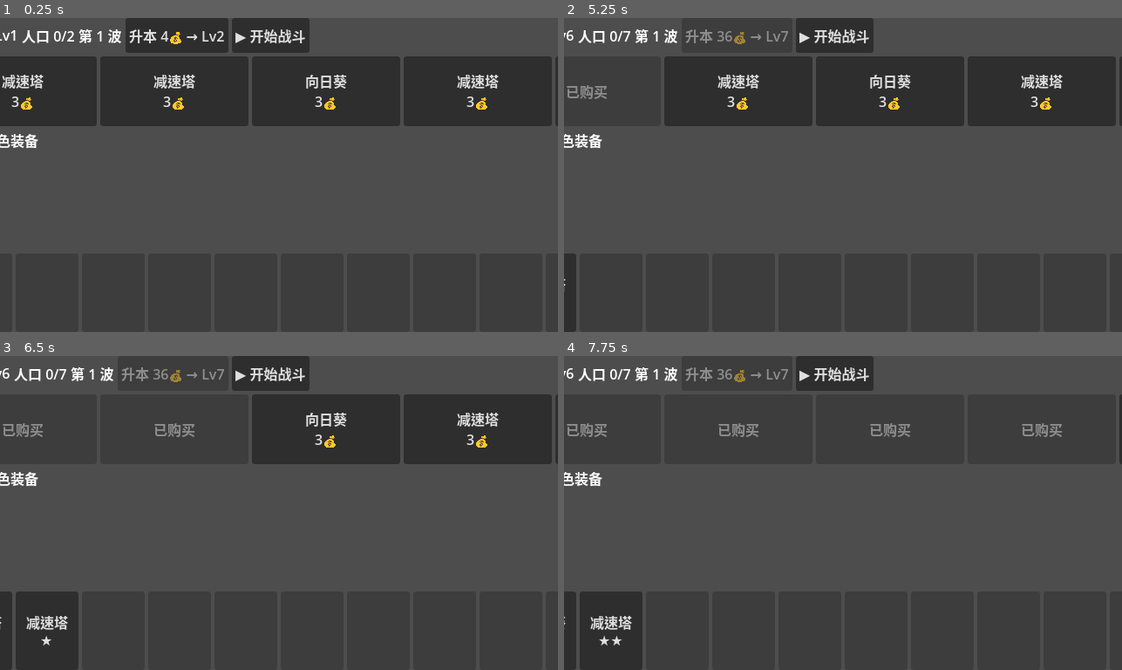
Above: before the commit, frames 1-4 (two rows, left to right).
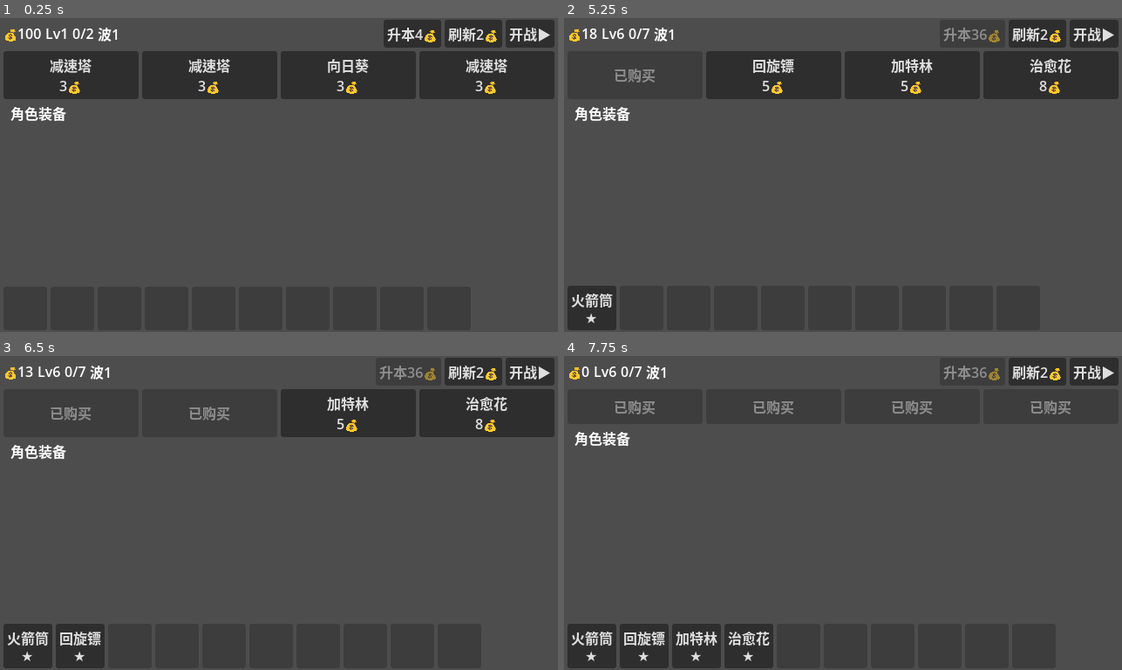
Above: after the commit, the same moments.

Repository: felang/utoland
Game: Godot game, scene res://scenes/ui/shop.tscn
Two runs of this game, one before a commit and one after it. Both use one fixed random seed, a clock stepped at 60 frames per second and the inputs below. This scene is started directly instead of the project's main scene.
Inputs (mouse positions are in pixels of both pictures, inside the frame that each line leads up to):
- Up to frame 1 (0.25 s): no input
- Up to frame 2 (5.25 s): click "升本 4💰 → Lv2" (after the commit: "升本4💰") at 0.5 s; click "升本 8💰 → Lv3" (after the commit: "升本8💰") at 1.25 s; click "升本 12💰 → Lv4" (after the commit: "升本12💰") at 2 s; click "升本 20💰 → Lv5" (after the commit: "升本20💰") at 2.75 s; click "升本 28💰 → Lv6" (after the commit: "升本28💰") at 3.5 s; click (1038, 33) at 4.25 s, where only the run after the commit has a clickable "刷新2💰"; click "减速塔 3💰" (after the commit: "火箭筒 8💰") at 5 s
- Up to frame 3 (6.5 s): click "减速塔 3💰" (after the commit: "回旋镖 5💰") at 5.75 s
- Up to frame 4 (7.75 s): click "向日葵 3💰" (after the commit: "加特林 5💰") at 6.5 s; click "减速塔 3💰" (after the commit: "治愈花 8💰") at 7.25 s

The runs differ from the first frame. In frame 1, 19% of the frame differs, in the area x 0-100%, y 0-42%; in frame 2, 15%; in frame 3, 14%; in frame 4, 8.6%.

Commit message:
fix: 商店UI适配640x360分辨率 — 紧凑布局，刷新按钮移至顶栏
Co-Authored-By: Claude Opus 4.6 (1M context) <noreply@anthropic.com>

Diff:
--- a/scenes/ui/shop.tscn
+++ b/scenes/ui/shop.tscn
@@ -2,7 +2,7 @@
 
 [ext_resource type="Script" uid="uid://bw8fx1xe4774l" path="res://scripts/ui/shop.gd" id="1_ahsc1"]
 
-[node name="Shop" type="Control" unique_id=1060240448]
+[node name="Shop" type="Control"]
 layout_mode = 3
 anchors_preset = 15
 anchor_right = 1.0
@@ -11,93 +11,103 @@
 grow_vertical = 2
 script = ExtResource("1_ahsc1")
 
-[node name="VBoxContainer" type="VBoxContainer" parent="." unique_id=1146445375]
+[node name="VBoxContainer" type="VBoxContainer" parent="."]
 layout_mode = 1
 anchors_preset = 15
 anchor_right = 1.0
 anchor_bottom = 1.0
+grow_horizontal = 2
+grow_vertical = 2
+offset_left = 4.0
+offset_top = 2.0
+offset_right = -4.0
+offset_bottom = -2.0
 
-[node name="TopBar" type="HBoxContainer" parent="VBoxContainer" unique_id=1926842642]
-custom_minimum_size = Vector2(0, 40)
+[node name="TopBar" type="HBoxContainer" parent="VBoxContainer"]
+custom_minimum_size = Vector2(0, 20)
 layout_mode = 2
 
-[node name="CoinsLabel" type="Label" parent="VBoxContainer/TopBar" unique_id=530363102]
+[node name="CoinsLabel" type="Label" parent="VBoxContainer/TopBar"]
 unique_name_in_owner = true
 layout_mode = 2
+text = "💰0"
 
-[node name="LevelLabel" type="Label" parent="VBoxContainer/TopBar" unique_id=156530110]
+[node name="LevelLabel" type="Label" parent="VBoxContainer/TopBar"]
 unique_name_in_owner = true
 layout_mode = 2
+text = "Lv1"
 
-[node name="PopLabel" type="Label" parent="VBoxContainer/TopBar" unique_id=258376130]
+[node name="PopLabel" type="Label" parent="VBoxContainer/TopBar"]
 unique_name_in_owner = true
 layout_mode = 2
+text = "0/2"
 
-[node name="WaveLabel" type="Label" parent="VBoxContainer/TopBar" unique_id=586593965]
+[node name="WaveLabel" type="Label" parent="VBoxContainer/TopBar"]
 unique_name_in_owner = true
 layout_mode = 2
+text = "波1"
 
-[node name="LevelUpButton" type="Button" parent="VBoxContainer/TopBar" unique_id=1955635038]
+[node name="Spacer" type="Control" parent="VBoxContainer/TopBar"]
+layout_mode = 2
+size_flags_horizontal = 3
+
+[node name="LevelUpButton" type="Button" parent="VBoxContainer/TopBar"]
 unique_name_in_owner = true
 layout_mode = 2
 text = "升本"
 
-[node name="StartButton" type="Button" parent="VBoxContainer/TopBar" unique_id=306940363]
+[node name="RefreshButton" type="Button" parent="VBoxContainer/TopBar"]
 unique_name_in_owner = true
 layout_mode = 2
-text = "▶ 开始战斗"
+text = "刷新2💰"
 
-[node name="ShopBar" type="HBoxContainer" parent="VBoxContainer" unique_id=86163388]
+[node name="StartButton" type="Button" parent="VBoxContainer/TopBar"]
 unique_name_in_owner = true
-custom_minimum_size = Vector2(0, 80)
+layout_mode = 2
+text = "开战▶"
+
+[node name="ShopBar" type="HBoxContainer" parent="VBoxContainer"]
+unique_name_in_owner = true
+custom_minimum_size = Vector2(0, 40)
 layout_mode = 2
 
-[node name="ShopSlot0" type="Button" parent="VBoxContainer/ShopBar" unique_id=1211617379]
+[node name="ShopSlot0" type="Button" parent="VBoxContainer/ShopBar"]
 unique_name_in_owner = true
-custom_minimum_size = Vector2(120, 80)
 layout_mode = 2
 size_flags_horizontal = 3
 
-[node name="ShopSlot1" type="Button" parent="VBoxContainer/ShopBar" unique_id=862778192]
+[node name="ShopSlot1" type="Button" parent="VBoxContainer/ShopBar"]
 unique_name_in_owner = true
-custom_minimum_size = Vector2(120, 80)
 layout_mode = 2
 size_flags_horizontal = 3
 
-[node name="ShopSlot2" type="Button" parent="VBoxContainer/ShopBar" unique_id=1209606668]
+[node name="ShopSlot2" type="Button" parent="VBoxContainer/ShopBar"]
 unique_name_in_owner = true
-custom_minimum_size = Vector2(120, 80)
 layout_mode = 2
 size_flags_horizontal = 3
 
-[node name="ShopSlot3" type="Button" parent="VBoxContainer/ShopBar" unique_id=1743237205]
+[node name="ShopSlot3" type="Button" parent="VBoxContainer/ShopBar"]
 unique_name_in_owner = true
-custom_minimum_size = Vector2(120, 80)
 layout_mode = 2
 size_flags_horizontal = 3
 
-[node name="RefreshButton" type="Button" parent="VBoxContainer/ShopBar" unique_id=730887787]
-unique_name_in_owner = true
+[node name="MainArea" type="HBoxContainer" parent="VBoxContainer"]
 layout_mode = 2
-text = "🔄 刷新"
-
-[node name="MainArea" type="HBoxContainer" parent="VBoxContainer" unique_id=1764343093]
-layout_mode = 2
-size_flags_horizontal = 3
 size_flags_vertical = 3
 
-[node name="EquipPanel" type="VBoxContainer" parent="VBoxContainer/MainArea" unique_id=1742472699]
+[node name="EquipPanel" type="VBoxContainer" parent="VBoxContainer/MainArea"]
 unique_name_in_owner = true
-custom_minimum_size = Vector2(140, 0)
+custom_minimum_size = Vector2(80, 0)
 layout_mode = 2
+size_flags_vertical = 3
 
-[node name="MapArea" type="Control" parent="VBoxContainer/MainArea" unique_id=920566335]
+[node name="MapArea" type="Control" parent="VBoxContainer/MainArea"]
 unique_name_in_owner = true
 layout_mode = 2
 size_flags_horizontal = 3
 size_flags_vertical = 3
 
-[node name="BagBar" type="HBoxContainer" parent="VBoxContainer" unique_id=1634723327]
+[node name="BagBar" type="HBoxContainer" parent="VBoxContainer"]
 unique_name_in_owner = true
-custom_minimum_size = Vector2(0, 90)
+custom_minimum_size = Vector2(0, 50)
 layout_mode = 2
--- a/scripts/ui/shop.gd
+++ b/scripts/ui/shop.gd
@@ -43,10 +43,10 @@
 
 func _update_ui() -> void:
 	# 顶栏
-	_coins_label.text = "💰 %d" % GameData.coins
+	_coins_label.text = "💰%d" % GameData.coins
 	_level_label.text = "Lv%d" % GameData.player_level
-	_pop_label.text = "人口 %d/%d" % [GameData.get_population_used(), GameData.get_population_cap()]
-	_wave_label.text = "第 %d 波" % (GameData.current_wave + 1)
+	_pop_label.text = "%d/%d" % [GameData.get_population_used(), GameData.get_population_cap()]
+	_wave_label.text = "波%d" % (GameData.current_wave + 1)
 	_update_level_up_button()
 	_update_shop_slots()
 	_update_bag()
@@ -60,7 +60,7 @@
 		_level_up_button.disabled = true
 	else:
 		var cost: int = config.level_up_costs[GameData.player_level - 1]
-		_level_up_button.text = "升本 %d💰 → Lv%d" % [cost, GameData.player_level + 1]
+		_level_up_button.text = "升本%d💰" % cost
 		_level_up_button.disabled = GameData.coins < cost
 
 func _update_shop_slots() -> void:
@@ -84,7 +84,7 @@
 	var config: ShopConfig = GameConfig.shop_config
 	for i in config.bag_capacity:
 		var btn: Button = Button.new()
-		btn.custom_minimum_size = Vector2(72, 72)
+		btn.custom_minimum_size = Vector2(50, 50)
 		if i < GameData.bag.size():
 			var item: Dictionary = GameData.bag[i]
 			var data: Resource = _get_item_data(item.id)
